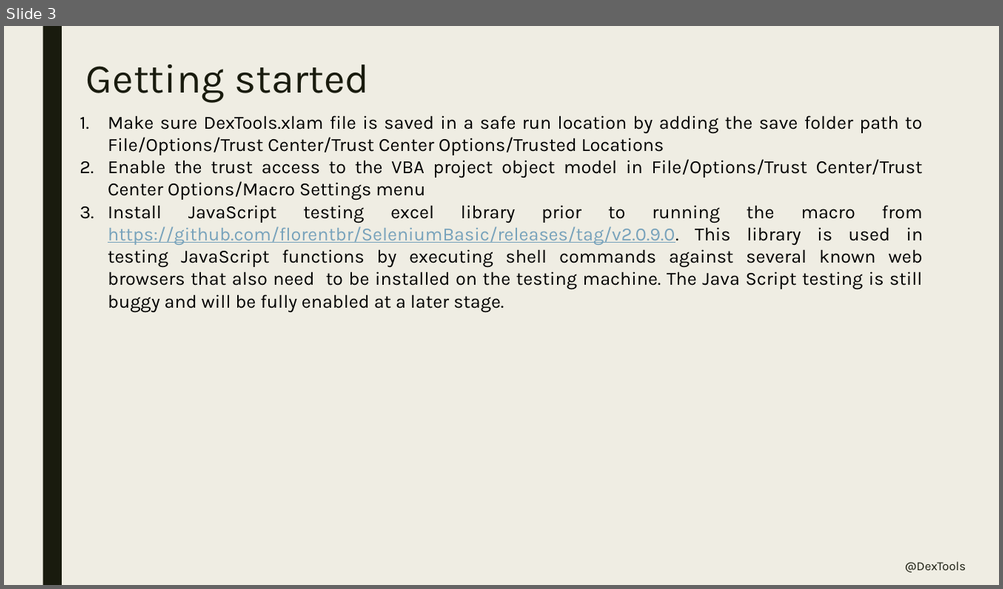
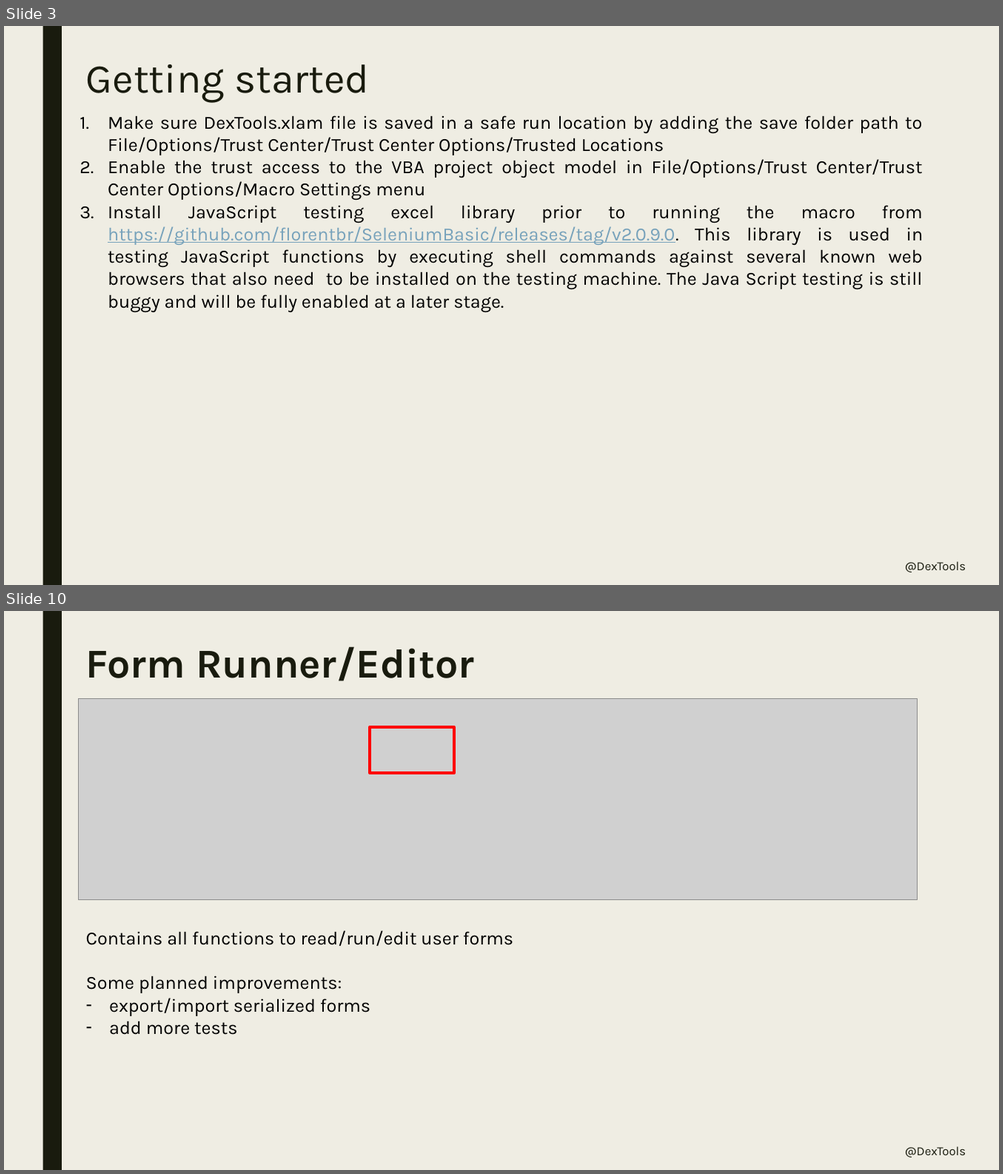
Before and after one commit to dexterial/Dextools, a slide deck: Main/Guide.pptx. Shown one above the other, each under a label of ours: slide 3 before the commit, slides 3 and 10 after it; the slides between them are not shown. The pictures are 1003x589 and 1003x1174 pixels, drawn with LibreOffice and Linux fonts; fonts in the diff are those of the drawing; grey boxes stand for pictures. Boxes give left, top, right and bottom in pixels: in the first picture for what was removed or moved away, otherwise in the second. Text is boxed around its words. In the diff, an @@ line names an element or a change of style, - is before the commit and + after.

```diff
--- a/Main/Guide.pptx
+++ b/Main/Guide.pptx
@@ slide 10 added at [4, 611, 999, 1170], background #EFEDE3; not listed: 1 template element that a slide beside it also shows @@
@@ title added at [86, 647, 474, 681], 39.6 pt, text #191B0E, bold @@
+Form Runner/Editor
@@ picture added at [79, 699, 916, 900] @@
@@ rectangle added at [370, 727, 454, 774], outline #FF0000 2.75 pt @@
@@ text added at [86, 931, 513, 1035], 18 pt, text #000000 @@
+Contains all functions to read/run/edit user forms
+Some planned improvements:
+– export/import serialized forms
+– add more tests
@@ text added at [905, 1147, 965, 1158], 12 pt, text #191B0E @@
+@DexTools
```
Also in this commit, not shown: 4 slides changed, 3 other slides added, 2 other files.
